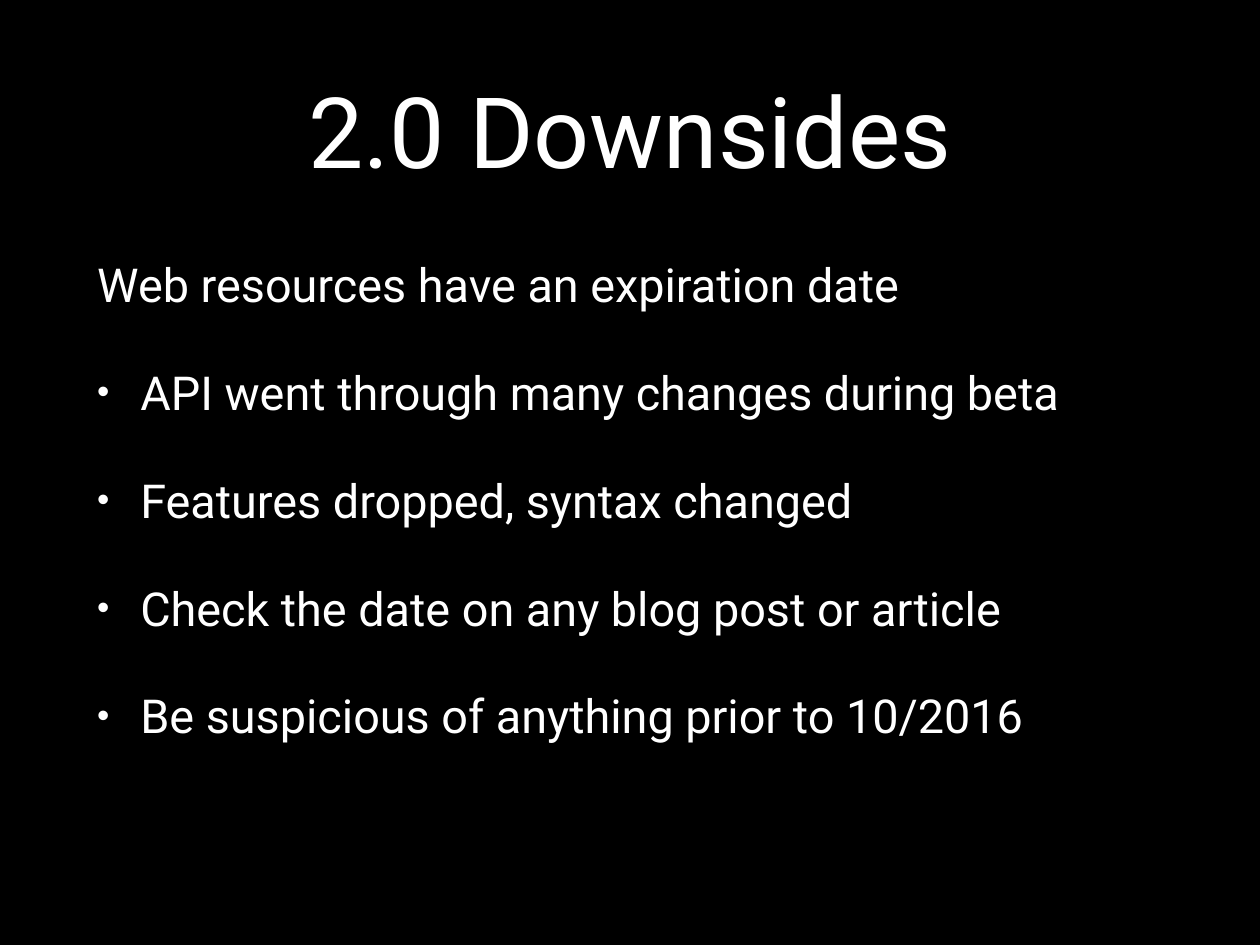
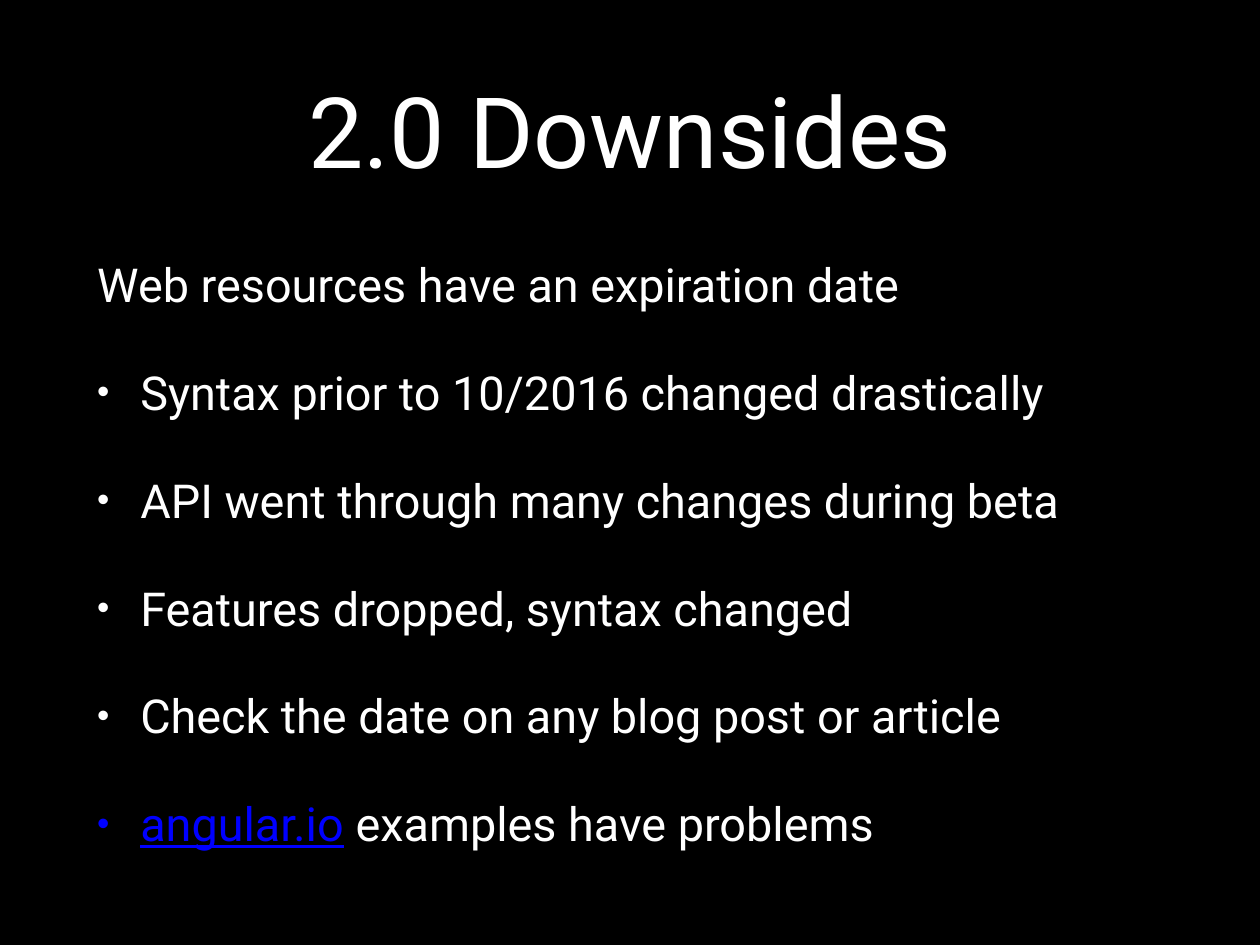
Before and after one commit to eliasjames/training-angular, a slide deck: slide 22 of slides/2.0/Angular 2.0 Slides Day 1.pptx (slide 21 before the commit). Drawn at 1260x945 pixels with LibreOffice and Linux fonts; fonts in the diff are those of the drawing. Boxes give left, top, right and bottom in pixels: in the first picture for what was removed or moved away, otherwise in the second. Text is boxed around its words. In the diff, an @@ line names an element or a change of style, - is before the commit and + after.

```diff
--- a/slides/2.0/Angular 2.0 Slides Day 1.pptx
+++ b/slides/2.0/Angular 2.0 Slides Day 1.pptx
@@ text at [140, 375, 1043, 420]: paragraph added @@
+• Syntax prior to 10/2016 changed drastically
@@ text at [140, 806, 874, 851]: text changed @@
-• Be suspicious of anything prior to 10/2016
+• angular.io examples have problems
```
Also in this commit, not shown: 7 other slides changed, 6 slides added, 5 other files.
